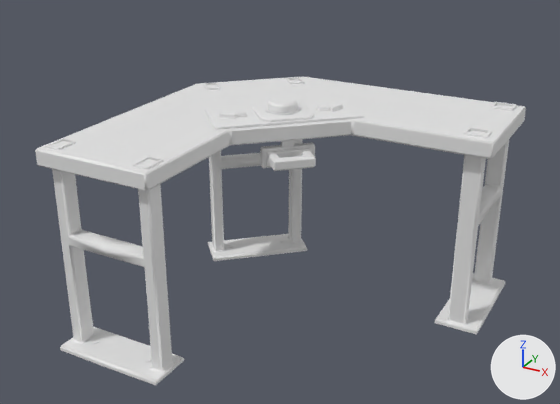
One commit to the FBX model Assets/_Assets/Models/Tent_Desk.fbx: the scene before it, then after it.
One viewpoint serves both versions: a camera (50 mm lens) standing at (1.4, -2.96, 1.89) and looking at (-0.05, -0.32, 0.57). The axes (+X, +Y, +Z) are drawn at lower right. The lights are the same throughout. Where no turn or scale is listed for an object, it has been applied to the vertices.

Names of what the first picture shows: 'deskHandle_v1.001', 'deskLegs_v1.001', 'deskTop_v1.001', 'desk_button_base_v1', 'desk_leftArrow_v1', 'desk_rightArrow_v1', 'desk_uploadButton_v1'.
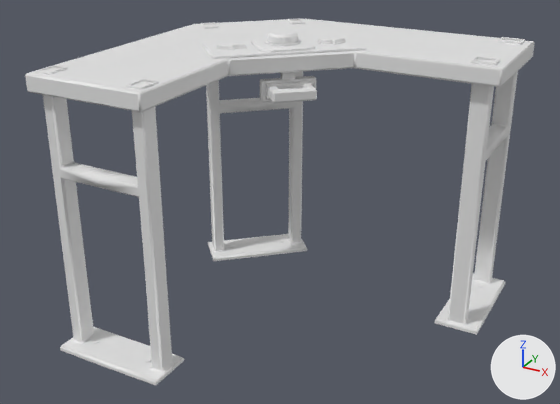
Location of each change, (x1, y1, x2, y2) in pixels of the pictures (560 x 404 px; the box of a moved part takes in the faces that stretch with it):
'deskTop_v1.001', moved: before (35, 77, 526, 191); after (25, 18, 535, 112)
'deskLegs_v1.001', reshaped, moved (19% taller): before (52, 79, 512, 385); after (43, 20, 519, 385)
'desk_button_base_v1', moved: before (204, 98, 364, 129); after (202, 35, 367, 58)
'deskHandle_v1.001', moved: before (260, 140, 316, 171); after (260, 72, 317, 103)
'desk_uploadButton_v1', moved: before (268, 97, 297, 113); after (267, 29, 298, 44)
'desk_leftArrow_v1', moved: before (219, 110, 246, 117); after (217, 42, 245, 48)
'desk_rightArrow_v1', moved: before (317, 103, 343, 110); after (318, 37, 345, 43)
part 1 of me_cube_221, moved or reshaped: before (208, 166, 307, 261); after (207, 107, 307, 261)
part 2 of me_cube_221, moved or reshaped: before (106, 264, 184, 385); after (106, 194, 184, 385)
part 3 of me_cube_221, moved or reshaped: before (60, 245, 134, 367); after (53, 178, 134, 367)
part 4 of me_cube_221, moved or reshaped: before (435, 227, 492, 334); after (435, 161, 492, 335)
part 5 of me_cube_221, moved or reshaped: before (470, 194, 505, 307); after (470, 134, 510, 307)

Edits to the bpy script that builds the scene:
```text
Change me_cube_221:
    used by ob_desklegs_v1_001; location = (-0.128, -0.115, 0.452)
    remove me_cube_221.from_pydata(...)  # 534 vertices, 477 faces; spans x -0.61..0.89, y -0.89..0.57, z -0.45..0.45
    add me_cube_221.from_pydata(...)  # 534 vertices, 477 faces; spans x -0.61..0.89, y -0.89..0.57, z -0.74..0.45
    me_cube_221 part 1: 42 of the vertices in x -0.61..-0.11, y 0.09..0.57, z -0.45..-0.42 are moved by (0.0, 0.0, -0.29)
    me_cube_221 part 2: 24 of the vertices in x -0.36..-0.11, y -0.89..-0.69, z -0.45..-0.42 are moved by (0.0, 0.0, -0.29)
    me_cube_221 part 3: 18 of the vertices in x -0.61..-0.53, y -0.88..-0.69, z -0.45..-0.42 are moved by (0.0, 0.0, -0.29)
    me_cube_221 part 4: 24 of the vertices in x 0.7..0.89, y 0.07..0.32, z -0.45..-0.42 are moved by (0.0, 0.0, -0.29)
    me_cube_221 part 5: 18 of the vertices in x 0.7..0.89, y 0.5..0.57, z -0.45..-0.42 are moved by (0.0, 0.0, -0.29)
Change ob_desk_rightarrow_v1:
    ob_desk_rightarrow_v1.location: (0.017, 0.0, 0.914) -> (0.017, 0.0, 1.203)
Change ob_desklegs_v1_001:
    ob_desklegs_v1_001.location: (-0.128, -0.115, 0.452) -> (-0.128, -0.115, 0.741)
Change ob_desk_leftarrow_v1:
    ob_desk_leftarrow_v1.location: (-0.3, -0.294, 0.914) -> (-0.3, -0.294, 1.203)
Change ob_desktop_v1_001:
    ob_desktop_v1_001.location: (-0.001, -0.253, 0.865) -> (-0.001, -0.253, 1.154)
Change ob_desk_uploadbutton_v1:
    ob_desk_uploadbutton_v1.location: (-0.14, -0.144, 0.931) -> (-0.14, -0.144, 1.22)
Change ob_deskhandle_v1_001:
    ob_deskhandle_v1_001.location: (-0.015, -0.283, 0.746) -> (-0.015, -0.283, 1.035)
Change ob_desk_button_base_v1:
    ob_desk_button_base_v1.location: (-0.139, -0.14, 0.901) -> (-0.139, -0.14, 1.189)
```
